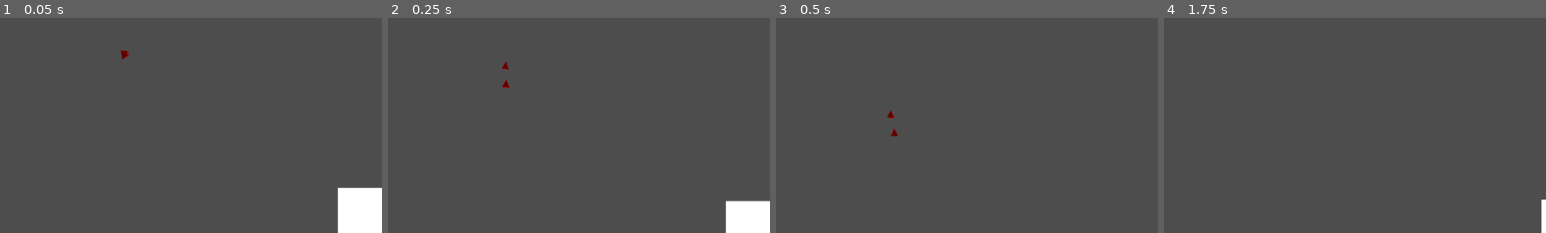
Above: before the commit, frames 1-4 (left to right).
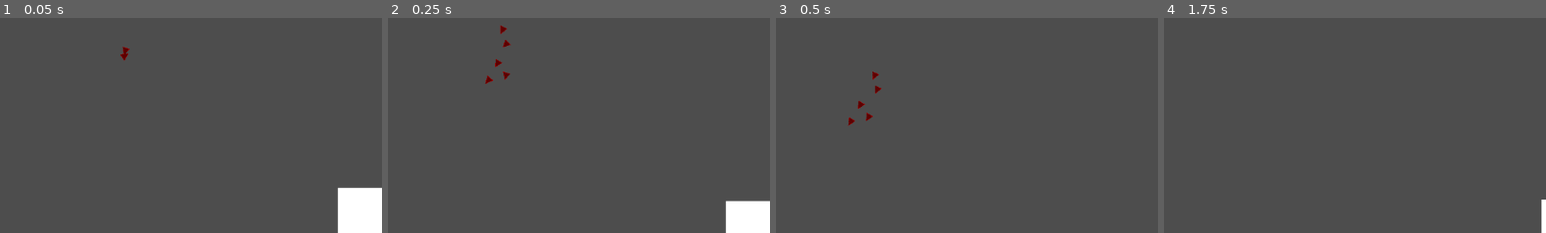
Above: after the commit, the same moments.

Repository: LitheFulminare/Operation-Venulysian
Game: Godot game, scene res://Game scenes/Shredder boss test.tscn
The game is run twice, just before and just after one commit, with the same random seed, the same clock (stepped at 60 frames per second) and the same inputs. This scene is started directly instead of the project's main scene. The engine's default icon, where the game draws it, is replaced by a stand-in: a white triangle on a blue panel in a dark square.
Inputs (mouse positions are % of the whole screen's width and height, from its top left):
- Up to frame 1 (0.05 s): no input
- Up to frame 2 (0.25 s): no input
- Up to frame 3 (0.5 s): no input
- Up to frame 4 (1.75 s): move the mouse to (45, 70) at 0.52 s; hold D (Right) from 0.53 s (still down); tap Shift (Dash) at 0.6 s; tap W (Up) at 0.77, 1.52 s; move the mouse to (80, 65) at 1.27 s; tap F (Grappling Hook) at 1.35 s
The pictures show only the part of the screen within x 3-53%, y 33-83%; the shares and areas given below are measured in that part.

The runs differ from the first frame. In frame 1, less than 0.1% of the frame differs, in the area x 31-34%, y 13-20%; in frame 2, 0.3%, in the area x 25-32%, y 3-33%; in frame 3, 0.3%; in frame 4, nothing differs.

Commit message:
fixed boid rotation

Diff:
--- a/Operation Venulysian/Enemies/Shredder/shredder.gd
+++ b/Operation Venulysian/Enemies/Shredder/shredder.gd
@@ -24,8 +24,7 @@
 
 	velocity = velocity.normalized() * speed
 	move()
-	rotation = lerp_angle(rotation, velocity.angle_to_point(Vector2.ZERO), 0.4)
-
+	rotation = lerp_angle(rotation, velocity.angle(), 0.4)
 
 func move() -> void:
 	global_position += velocity
